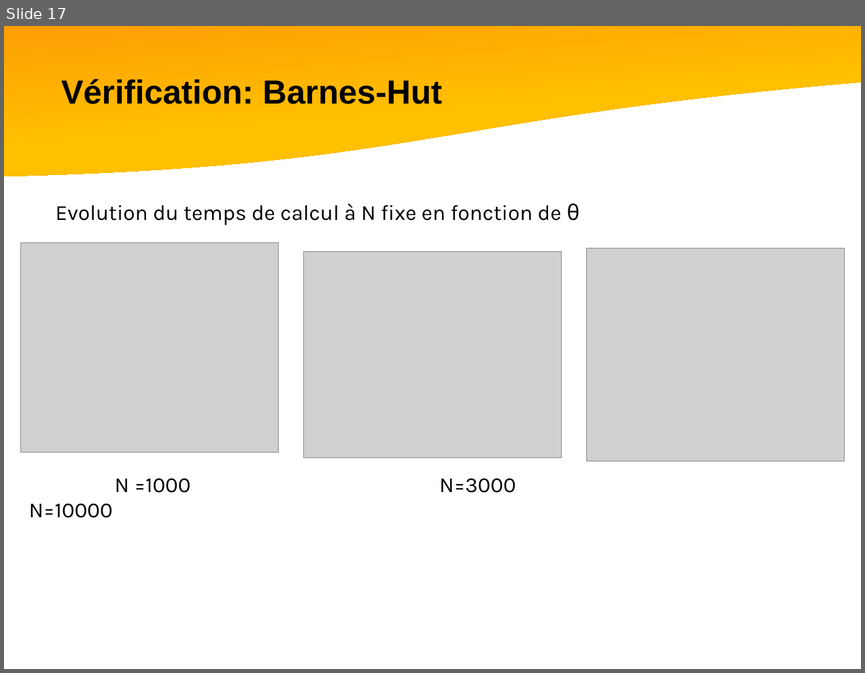
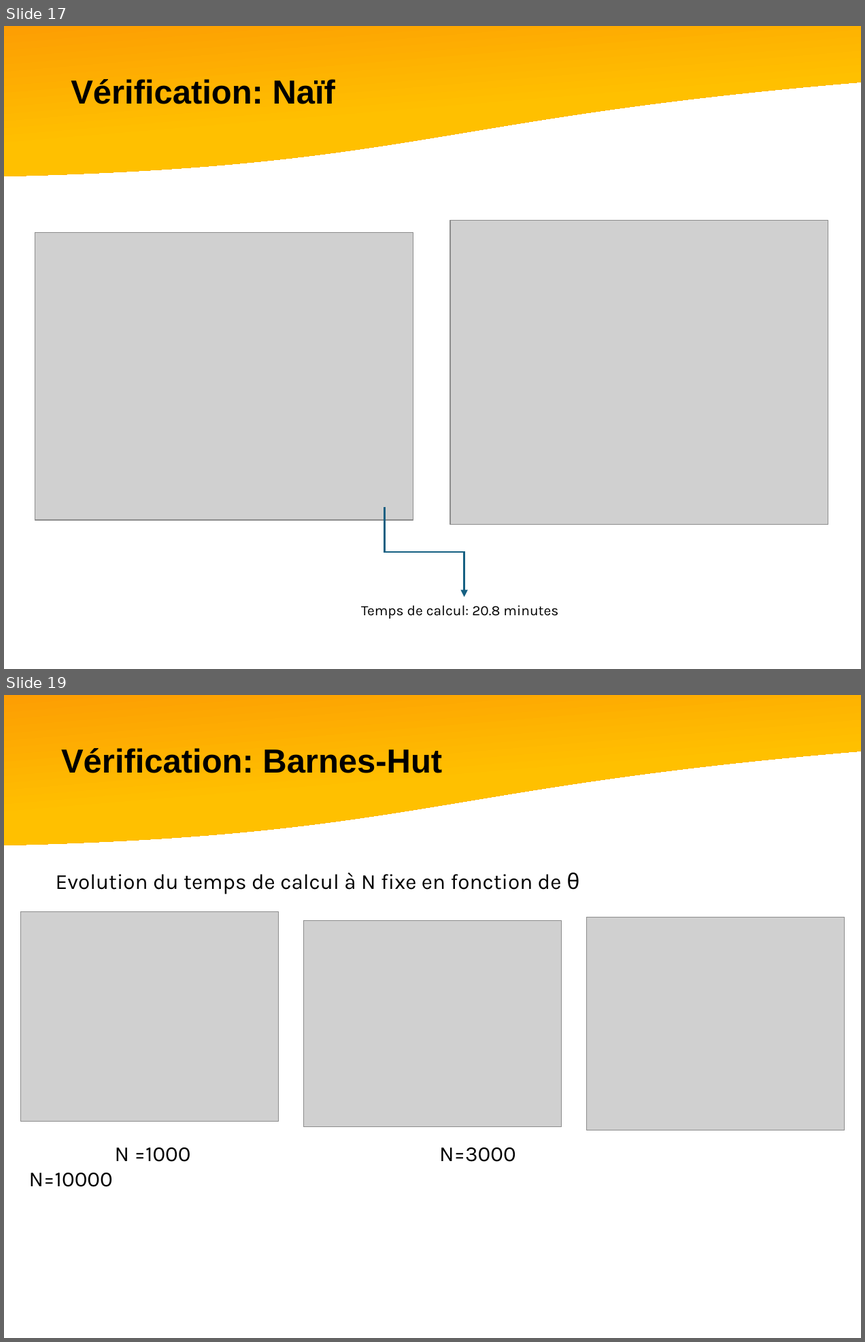
Before and after one commit to rfaucon2/TIPI_Spe, a slide deck: Diapo/TIPE-Spe.pptx. Shown one above the other, each under a label of ours: slide 17 before the commit, slides 17 and 19 after it; the slides between them are not shown. The pictures are 865x673 and 865x1342 pixels, drawn with LibreOffice and Linux fonts; fonts in the diff are those of the drawing; grey boxes stand for pictures. Boxes give left, top, right and bottom in pixels: in the first picture for what was removed or moved away, otherwise in the second. Text is boxed around its words. In the diff, an @@ line names an element or a change of style, - is before the commit and + after.

```diff
--- a/Diapo/TIPE-Spe.pptx
+++ b/Diapo/TIPE-Spe.pptx
@@ slide 17 added at bbox=[4, 26, 861, 669], background #FFFFFF @@
@@ flow chart document added at bbox=[4, 26, 861, 189], fill gradient #FB8605 to #FFC000 @@
@@ text added at bbox=[71, 79, 335, 104], 28 pt, text #000000, bold @@
+Vérification: Naïf
@@ picture added at bbox=[450, 220, 828, 524] @@
@@ picture added at bbox=[35, 233, 413, 520] @@
@@ elbow arrow added from (384, 507) to (464, 597), #156082 1.5 pt @@
@@ text added at bbox=[361, 605, 558, 618], 12 pt, text #000000 @@
+Temps de calcul: 20.8 minutes
@@ what was slide 17 is now slide 19 @@
```
Also in this commit, not shown: 3 slides changed, 8 other slides added, 4 slides removed, 8 other files.
